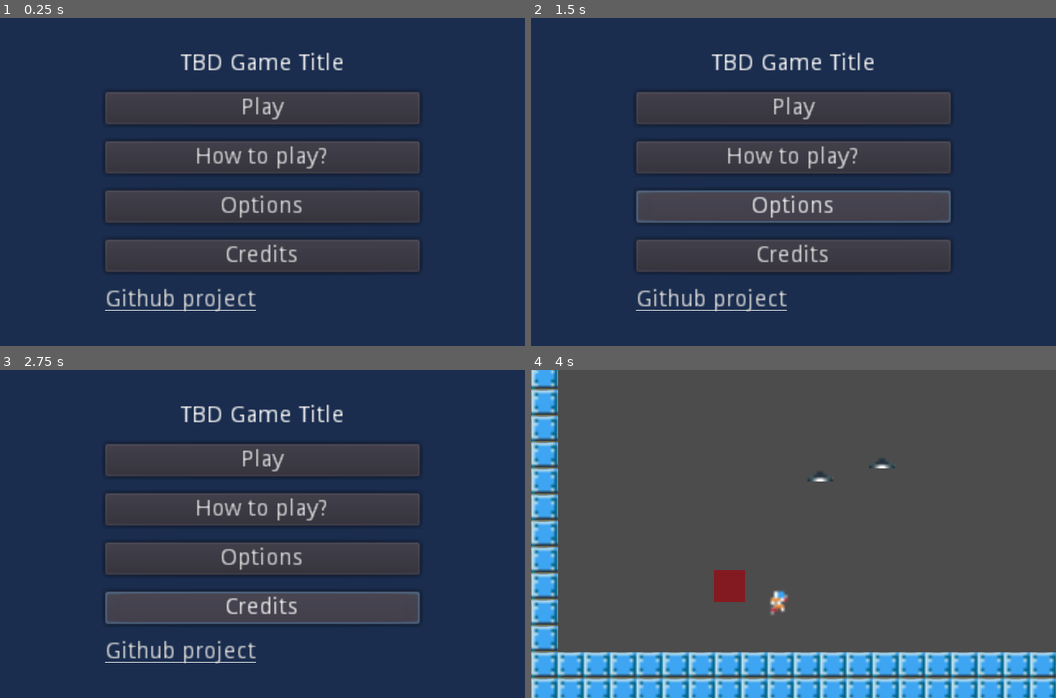
Above: before the commit, frames 1-4 (two rows, left to right).
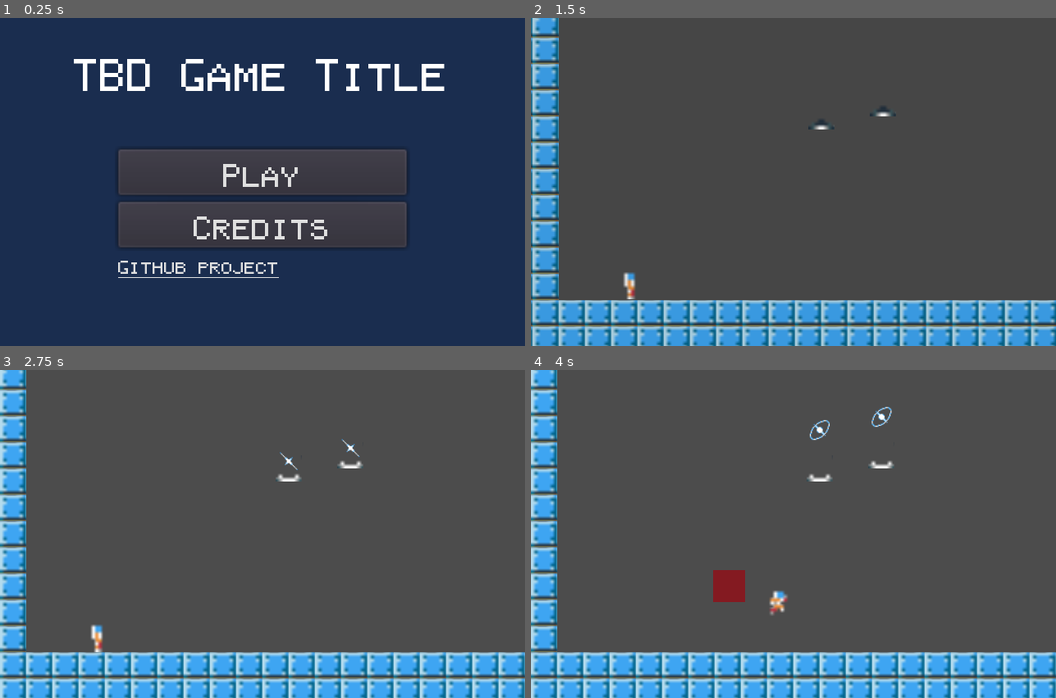
Above: after the commit, the same moments.

Repository: KapFlagon/Imoonity
Game: Godot game, scene res://src/scenes/screens/StartScreen.tscn
The game is run twice, just before and just after one commit, with the same random seed, the same clock (stepped at 60 frames per second) and the same inputs. This scene is started directly instead of the project's main scene.
Inputs (mouse positions are in pixels of both pictures, inside the frame that each line leads up to):
- Up to frame 1 (0.25 s): no input
- Up to frame 2 (1.5 s): click (793, 155) at 0.5 s, where only the run before the commit has a clickable "How to play?"; click (793, 204) at 1.25 s, where only the run before the commit has a clickable "Options"
- Up to frame 3 (2.75 s): click (262, 606) at 2 s, where only the run before the commit has a clickable "Credits"
- Up to frame 4 (4 s): click (793, 461) at 2.75 s, where only the run before the commit has a clickable "Play"; tap Enter (ui_accept) at 3.5 s; hold D (move_right) from 3.53 s (still down); tap P (action_fire) at 3.6 s; tap W (move_jump) at 3.77 s

The runs differ from the first frame. In frame 1, 25% of the frame differs, in the area x 14-85%, y 10-90%; in frame 2, 78%; in frame 3, 78%, in the area x 0-100%, y 0-100%; in frame 4, 1.2%.

Commit message:
Adding the text themes and fonts to the start screen.

Diff:
--- a/src/scenes/screens/StartScreen.tscn
+++ b/src/scenes/screens/StartScreen.tscn
@@ -1,6 +1,9 @@
-[gd_scene load_steps=2 format=2]
+[gd_scene load_steps=5 format=2]
 
 [ext_resource path="res://src/scenes/screens/scripts/StartScreen.gd" type="Script" id=1]
+[ext_resource path="res://src/scenes/ui/themes/H2_Theme.tres" type="Theme" id=2]
+[ext_resource path="res://src/scenes/ui/themes/TitleTheme.tres" type="Theme" id=3]
+[ext_resource path="res://src/scenes/ui/themes/H4_Theme.tres" type="Theme" id=4]
 
 [node name="StartScreen" type="Control"]
 anchor_right = 1.0
@@ -18,55 +21,69 @@
 "_edit_use_anchors_": false
 }
 
-[node name="HBoxContainer" type="VBoxContainer" parent="."]
-margin_left = 64.0
-margin_right = 256.0
-margin_bottom = 200.0
+[node name="TopHBoxContainer" type="VBoxContainer" parent="."]
+margin_left = 32.0
+margin_right = 288.0
+margin_bottom = 64.0
+theme = ExtResource( 2 )
 custom_constants/separation = 10
 alignment = 1
 __meta__ = {
 "_edit_use_anchors_": false
 }
 
-[node name="Title" type="Label" parent="HBoxContainer"]
-margin_left = 46.0
-margin_top = 21.0
-margin_right = 146.0
-margin_bottom = 35.0
+[node name="Title" type="Label" parent="TopHBoxContainer"]
+margin_left = 14.0
+margin_top = 16.0
+margin_right = 242.0
+margin_bottom = 47.0
 size_flags_horizontal = 4
 size_flags_vertical = 1
+theme = ExtResource( 3 )
 text = "TBD Game Title"
 align = 1
 valign = 1
 
-[node name="PlayButton" type="Button" parent="HBoxContainer"]
-margin_top = 45.0
-margin_right = 192.0
-margin_bottom = 65.0
+[node name="SubHBoxContainer" type="VBoxContainer" parent="."]
+margin_left = 72.0
+margin_top = 80.0
+margin_right = 248.0
+margin_bottom = 184.0
+theme = ExtResource( 2 )
+__meta__ = {
+"_edit_use_anchors_": false
+}
+
+[node name="PlayButton" type="Button" parent="SubHBoxContainer"]
+margin_right = 176.0
+margin_bottom = 28.0
 text = "Play"
 
-[node name="HowToPlayButton" type="Button" parent="HBoxContainer"]
-margin_top = 75.0
-margin_right = 192.0
-margin_bottom = 95.0
+[node name="HowToPlayButton" type="Button" parent="SubHBoxContainer"]
+visible = false
+margin_top = 32.0
+margin_right = 176.0
+margin_bottom = 60.0
 text = "How to play?"
 
-[node name="OptionsButton" type="Button" parent="HBoxContainer"]
-margin_top = 105.0
+[node name="OptionsButton" type="Button" parent="SubHBoxContainer"]
+visible = false
+margin_top = 54.0
 margin_right = 192.0
-margin_bottom = 125.0
+margin_bottom = 82.0
 text = "Options"
 
-[node name="Credits" type="Button" parent="HBoxContainer"]
-margin_top = 135.0
-margin_right = 192.0
-margin_bottom = 155.0
+[node name="Credits" type="Button" parent="SubHBoxContainer"]
+margin_top = 32.0
+margin_right = 176.0
+margin_bottom = 60.0
 text = "Credits"
 
-[node name="GithubLinkButton" type="LinkButton" parent="HBoxContainer"]
-margin_top = 165.0
-margin_right = 192.0
-margin_bottom = 179.0
+[node name="GithubLinkButton" type="LinkButton" parent="SubHBoxContainer"]
+margin_top = 64.0
+margin_right = 176.0
+margin_bottom = 78.0
+theme = ExtResource( 4 )
 text = "Github project"
-[connection signal="button_up" from="HBoxContainer/PlayButton" to="." method="_on_PlayButton_button_up"]
-[connection signal="button_up" from="HBoxContainer/GithubLinkButton" to="." method="_on_GithubLinkButton_button_up"]
+[connection signal="button_up" from="SubHBoxContainer/PlayButton" to="." method="_on_PlayButton_button_up"]
+[connection signal="button_up" from="SubHBoxContainer/GithubLinkButton" to="." method="_on_GithubLinkButton_button_up"]
